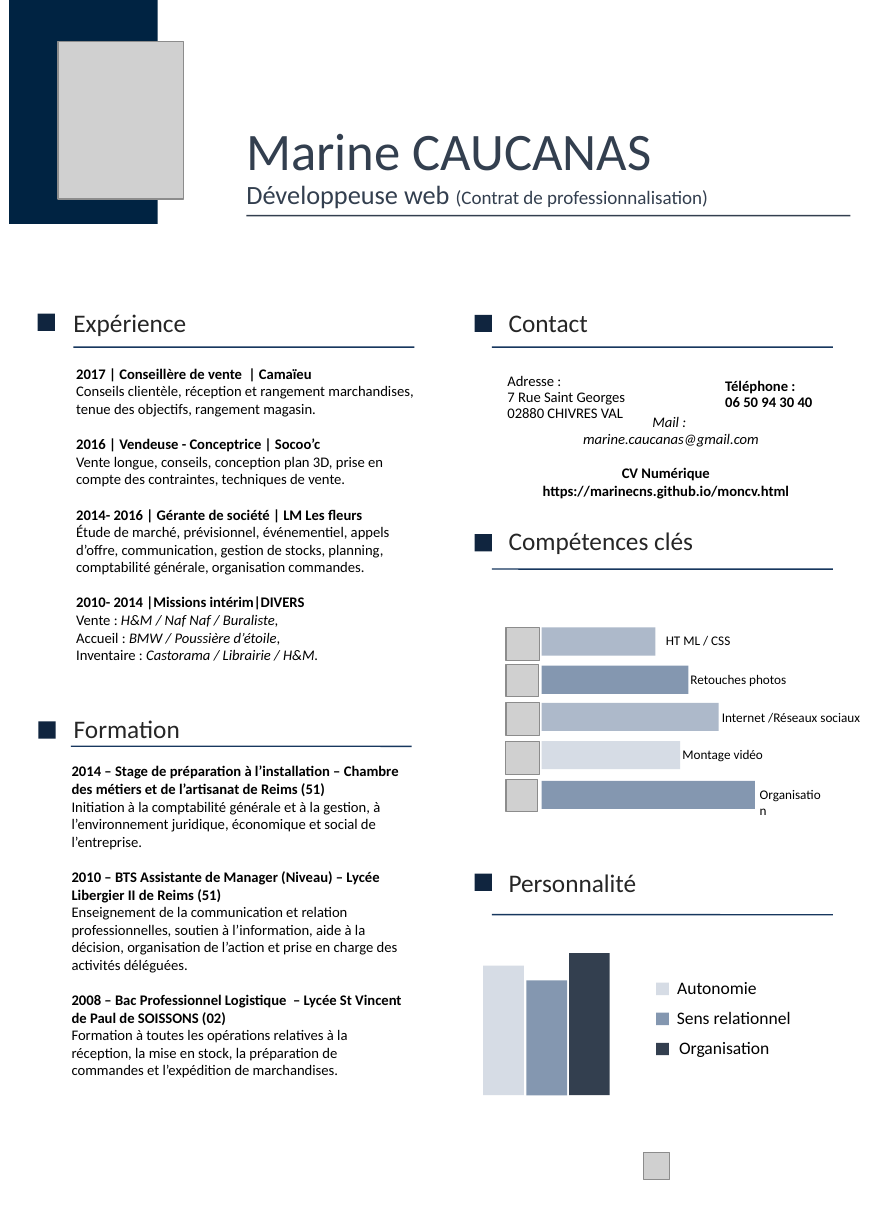
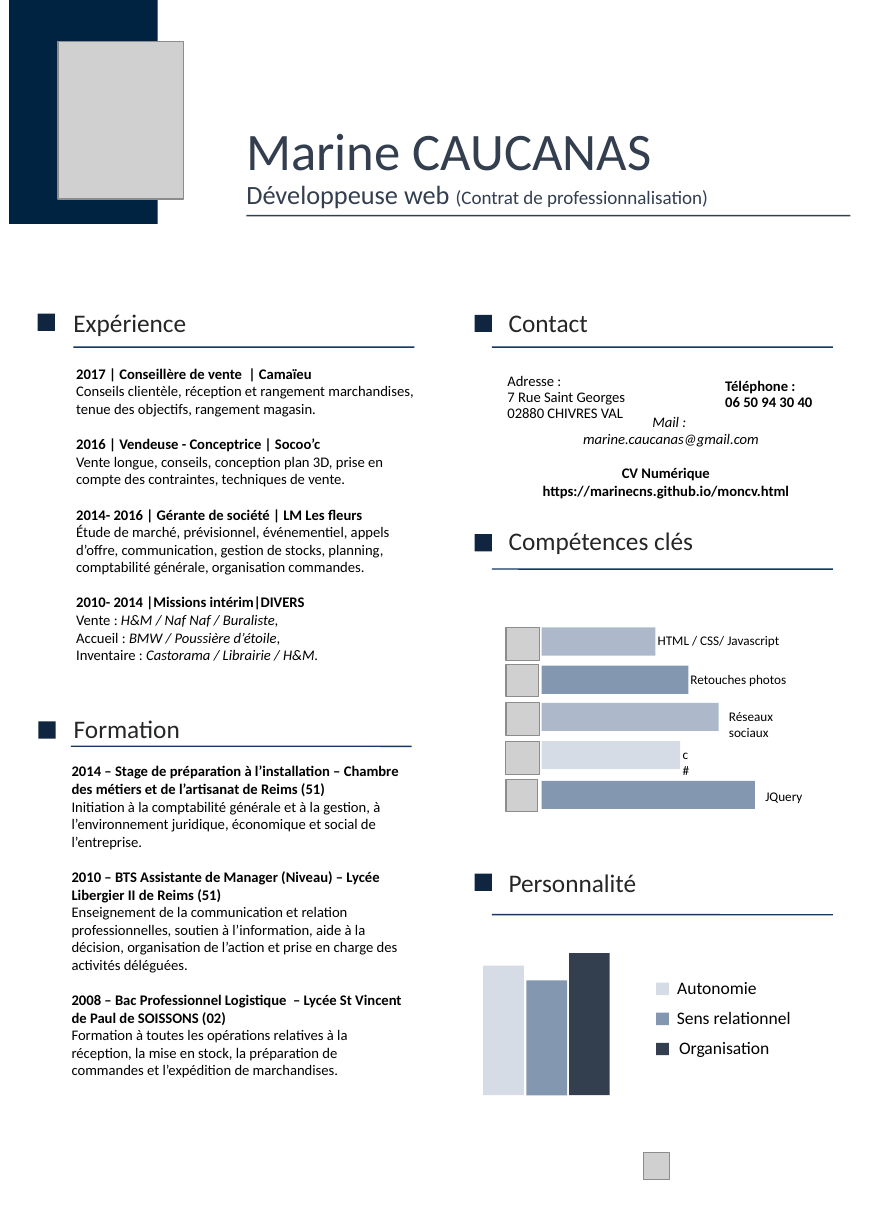
Before and after one commit to MarineCns/MarineCns.github.io, a slide deck: slide 1 of MonCV2018.odp. Drawn at 871x1232 pixels with LibreOffice and Linux fonts; fonts in the diff are those of the drawing; grey boxes stand for pictures; background and template pictures are left out. Boxes give left, top, right and bottom in pixels: in the first picture for what was removed or moved away, otherwise in the second. Text is boxed around its words. In the diff, an @@ line names an element or a change of style, - is before the commit and + after.

```diff
--- a/MonCV2018.odp
+++ b/MonCV2018.odp
@@ text at [658, 636, 779, 647]: text changed @@
-HT ML / CSS
+HTML / CSS/ Javascript
@@ text at [729, 712, 773, 737]: text changed @@
-Internet /Réseaux sociaux
+Réseaux sociaux
@@ text added at [683, 752, 689, 759], 9 pt, text #000000 @@
+c#
@@ text at [765, 792, 802, 803]: text changed @@
-Montage vidéo
+JQuery
```
Also in this commit, not shown: 29 other files.
